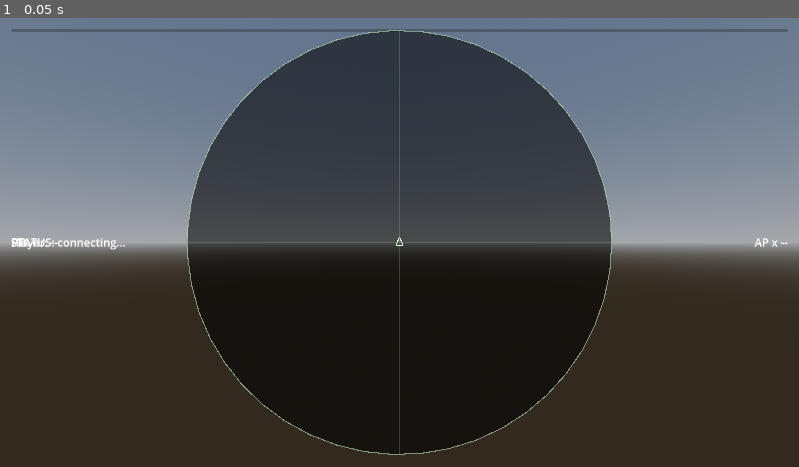
Above: before the commit, frame 1.
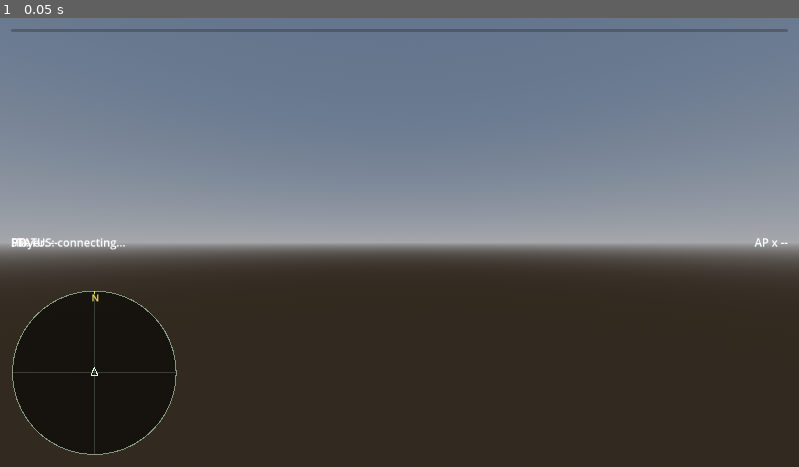
Above: after the commit, the same moment.

Repository: fqdeng/tank-war-world
Game: Godot game, scene res://client/main_client.tscn
Same seed, same stepped clock (60 frames per second), same inputs: the game is played once before the commit and once after it.
Inputs:
- Up to frame 1 (0.05 s): no input

The runs differ from the first frame. In frame 1, 45% of the frame differs, in the area x 1-77%, y 2-98%.

Commit message:
feel: fullscreen, bigger bottom-left radar w/ N compass, halved world, scope-aligned shells
- Fullscreen window + 120Hz physics for smoother motion
- Radar: dynamic size (28% of screen, 240-440px), bottom-left, N compass marker
- World halved (1024→512m), obstacle counts halved to match density
- Shell origin computed via tank→turret→barrel transform so it exits on the scope crosshair
- Third-person turret sensitivity halved to reduce misinputs
- Gun pitch clamped to realistic -8°..+12° (client, server, AI)
- Camera uses get_global_transform_interpolated for smoother tracking
- Prediction no longer overwrites turret_yaw/gun_pitch from server (client-authoritative)
- Spawn invulnerability (3s) to prevent insta-kills at clustered spawns
- HUD mouse_filter=IGNORE so overlays don't eat mouse events
- Debug prints in tank_input for diagnosing click/motion routing

Diff:
--- a/client/camera/third_person_cam.gd
+++ b/client/camera/third_person_cam.gd
@@ -23,13 +23,17 @@
 func _process(delta: float) -> void:
     if _target == null:
         return
-    var yaw: float = _target.rotation.y
+    # Use the visually-interpolated transform so the camera tracks the smoothed
+    # render pose (not the raw physics-tick pose that jumps at 60Hz).
+    var tgt_xf: Transform3D = _target.get_global_transform_interpolated()
+    var tgt_pos: Vector3 = tgt_xf.origin
+    var yaw: float = tgt_xf.basis.get_euler().y
     var behind := Vector3(sin(yaw), 0, cos(yaw)) * distance
-    var desired: Vector3 = _target.global_position + behind + Vector3(0, height, 0)
+    var desired: Vector3 = tgt_pos + behind + Vector3(0, height, 0)
     # Lift above terrain if heightmap is available
     if _heightmap.size() > 0 and _terrain_size > 0:
         var th: float = TerrainGenerator.sample_height(_heightmap, _terrain_size, desired.x, desired.z)
         if desired.y < th + min_clearance_above_terrain:
             desired.y = th + min_clearance_above_terrain
     global_position = global_position.lerp(desired, clamp(smooth * delta, 0, 1))
-    look_at(_target.global_position + Vector3(0, 1.5, 0), Vector3.UP)
+    look_at(tgt_pos + Vector3(0, 1.5, 0), Vector3.UP)
--- a/client/hud/basic_hud.gd
+++ b/client/hud/basic_hud.gd
@@ -6,7 +6,27 @@
 @onready var _id: Label = $Container/IdLabel
 @onready var _ammo: Label = $Container/AmmoLabel
 @onready var _reload: ProgressBar = $Container/ReloadBar
-@onready var radar: Control = $Container/Radar
+@onready var radar: Control = $Radar
+
+func _ready() -> void:
+    get_viewport().size_changed.connect(_resize_radar)
+    _resize_radar.call_deferred()
+
+func _resize_radar() -> void:
+    if radar == null:
+        return
+    var vp: Vector2 = get_viewport().get_visible_rect().size
+    var s: float = clamp(vp.y * 0.28, 240.0, 440.0)
+    var margin: float = 16.0
+    radar.set_anchors_preset(Control.PRESET_TOP_LEFT)
+    radar.position = Vector2(margin, vp.y - s - margin)
+    radar.size = Vector2(s, s)
+    # Push HP/Player labels right of the radar so they aren't covered.
+    var label_left: float = s + 20.0
+    if _hp:
+        _hp.offset_left = label_left
+    if _id:
+        _id.offset_left = label_left
 
 func set_status(s: String) -> void:
     if _status:
--- a/client/hud/basic_hud.tscn
+++ b/client/hud/basic_hud.tscn
@@ -13,6 +13,7 @@
 offset_top = 16
 offset_right = -16
 offset_bottom = -16
+mouse_filter = 2
 
 [node name="StatusLabel" type="Label" parent="Container"]
 anchor_right = 1.0
@@ -22,6 +23,7 @@
 anchor_top = 1.0
 anchor_right = 1.0
 anchor_bottom = 1.0
+offset_left = 196
 offset_top = -40
 text = "HP: --"
 
@@ -29,6 +31,7 @@
 anchor_top = 1.0
 anchor_right = 1.0
 anchor_bottom = 1.0
+offset_left = 196
 offset_top = -20
 text = "Player: --"
 
@@ -58,10 +61,12 @@
 step = 0.01
 show_percentage = false
 
-[node name="Radar" type="Control" parent="Container"]
+[node name="Radar" type="Control" parent="."]
 anchor_top = 1.0
 anchor_bottom = 1.0
+offset_left = 16
 offset_top = -186
-offset_right = 170
+offset_right = 186
 offset_bottom = -16
+mouse_filter = 2
 script = ExtResource("2")
--- a/client/hud/radar.gd
+++ b/client/hud/radar.gd
@@ -58,6 +58,9 @@
     # Self marker (bright triangle pointing up = player's forward)
     _draw_self_triangle(Vector2(cx, cy))
 
+    # Compass "N" — points to world north (-Z direction), rotates as player turns.
+    _draw_north_marker(Vector2(cx, cy), radius)
+
     var now: int = Time.get_ticks_msec()
     for pid in _blips:
         var blip: Dictionary = _blips[pid]
@@ -90,6 +93,23 @@
         col.a = 0.35 + 0.65 * remaining
         draw_circle(Vector2(px, py), 4.0, col)
 
+func _draw_north_marker(center: Vector2, radius: float) -> void:
+    # World north := -Z direction. Transform into radar-local space (forward = up).
+    var nx: float = -sin(_self_yaw)
+    var nz: float = -cos(_self_yaw)
+    var edge: float = radius - 10.0
+    var tick_inner: float = radius - 4.0
+    var p_inner := Vector2(center.x + nx * tick_inner, center.y + nz * tick_inner)
+    var p_outer := Vector2(center.x + nx * radius, center.y + nz * radius)
+    var col := Color(1.0, 0.95, 0.4, 0.95)
+    # Notch on the ring pointing to world north
+    draw_line(p_inner, p_outer, col, 2.0)
+    # "N" label just inside the ring
+    var label_pos := Vector2(center.x + nx * edge - 4.0, center.y + nz * edge + 5.0)
+    var font: Font = ThemeDB.fallback_font
+    var font_size: int = 14
+    draw_string(font, label_pos, "N", HORIZONTAL_ALIGNMENT_CENTER, -1, font_size, col)
+
 func _draw_self_triangle(center: Vector2) -> void:
     var up := Vector2(0, -8)
     var left := Vector2(-5, 4)
--- a/client/hud/scope_overlay.tscn
+++ b/client/hud/scope_overlay.tscn
@@ -8,6 +8,7 @@
 [node name="Reticle" type="Control" parent="."]
 anchor_right = 1.0
 anchor_bottom = 1.0
+mouse_filter = 2
 script = ExtResource("1")
 
 [node name="ZoomLabel" type="Label" parent="Reticle"]
--- a/client/input/tank_input.gd
+++ b/client/input/tank_input.gd
@@ -13,22 +13,42 @@
 var _mouse_sens_yaw: float = 0.0015
 var _mouse_sens_pitch: float = 0.001
 var _scope_zoom_factor: float = 1.0  # divides sensitivity while scoped (1.0 = third-person)
+# Extra damping applied in third-person (no scope) to make fine aim easier.
+const TP_SENS_SCALE: float = 0.5
+
+func _ready() -> void:
+    print("[Input] _ready, process_input=%s" % str(is_processing_input()))
+    set_process_input(true)
+    print("[Input] after set_process_input(true), process_input=%s" % str(is_processing_input()))
 
 func set_scope_zoom(z: float) -> void:
     _scope_zoom_factor = max(1.0, z)
 
 func set_enabled(v: bool) -> void:
     _enabled = v
+    print("[Input] set_enabled(%s) mouse_mode=%d" % [str(v), Input.mouse_mode])
     if v:
         Input.mouse_mode = Input.MOUSE_MODE_CAPTURED
+        print("[Input] captured; post-set mouse_mode=%d" % Input.mouse_mode)
+
+var _dbg_motion_count: int = 0
+var _dbg_button_count: int = 0
 
 func _input(ev: InputEvent) -> void:
+    if ev is InputEventMouseMotion:
+        _dbg_motion_count += 1
+        if _dbg_motion_count % 20 == 1:
+            print("[Input] motion #%d enabled=%s rel=%s" % [_dbg_motion_count, str(_enabled), str(ev.relative)])
+    elif ev is InputEventMouseButton:
+        _dbg_button_count += 1
+        print("[Input] button #%d idx=%d pressed=%s enabled=%s" % [_dbg_button_count, ev.button_index, str(ev.pressed), str(_enabled)])
     if not _enabled:
         return
     if ev is InputEventMouseMotion:
-        _turret_yaw += -ev.relative.x * _mouse_sens_yaw / _scope_zoom_factor
-        _gun_pitch += -ev.relative.y * _mouse_sens_pitch / _scope_zoom_factor
-        _gun_pitch = clamp(_gun_pitch, deg_to_rad(-5.0), deg_to_rad(18.0))
+        var sens_scale: float = TP_SENS_SCALE if _scope_zoom_factor <= 1.0 else (1.0 / _scope_zoom_factor)
+        _turret_yaw += -ev.relative.x * _mouse_sens_yaw * sens_scale
+        _gun_pitch += -ev.relative.y * _mouse_sens_pitch * sens_scale
+        _gun_pitch = clamp(_gun_pitch, deg_to_rad(-8.0), deg_to_rad(12.0))
     elif ev is InputEventMouseButton:
         if ev.button_index == MOUSE_BUTTON_LEFT and ev.pressed:
             _fire_latched = true
--- a/client/main_client.gd
+++ b/client/main_client.gd
@@ -312,15 +312,13 @@
     get_tree().create_timer(0.3).timeout.connect(func(): mesh.queue_free())
 
 func _process(_delta: float) -> void:
-    # Local tank: apply predicted state directly (no smoothing — user feels instant input)
+    # Apply predicted state at render rate (no physics-interpolation stack).
     if _prediction != null and _tanks.has(_my_player_id):
         var s = _prediction.state()
         _tanks[_my_player_id].apply_predicted(s.pos, s.yaw, s.turret_yaw, s.gun_pitch, s.hp)
-        # Base HUD always shows ammo + reload + radar self pose
         _hud.set_ammo(s.ammo)
         _hud.set_reload(s.reload_remaining, Constants.TANK_RELOAD_S)
         _hud.radar.set_self_pose(s.pos, s.yaw)
-        # Scope overlay readings
         if _in_scope and _scope_cam != null:
             var reticle = _scope_overlay.get_node("Reticle")
             reticle.set_ammo(s.ammo)
--- a/client/tank/prediction.gd
+++ b/client/tank/prediction.gd
@@ -50,8 +50,8 @@
             TankMovement.step(_state, entry["input"], entry["dt"])
             if _heightmap.size() > 0:
                 _state.pos.y = TerrainGenerator.sample_height(_heightmap, _terrain_size, _state.pos.x, _state.pos.z)
-    _state.turret_yaw = server_turret_yaw
-    _state.gun_pitch = server_gun_pitch
+    # Turret/gun_pitch are client-authoritative (driven by mouse input) — do NOT
+    # overwrite from server, or we get per-snapshot jitter on the barrel/turret.
     _state.hp = server_hp
     if server_ammo >= 0:
         _state.ammo = server_ammo
--- a/common/constants.gd
+++ b/common/constants.gd
@@ -7,8 +7,8 @@
 const TICK_INTERVAL: float = 1.0 / TICK_RATE_HZ  # 0.05s
 
 # World
-const WORLD_SIZE_M: int = 1024
-const TERRAIN_VERTS_PER_M: int = 1  # 1024x1024 verts
+const WORLD_SIZE_M: int = 512
+const TERRAIN_VERTS_PER_M: int = 1  # 512x512 verts
 const HEIGHT_MAX_M: float = 12.0         # natural terrain height cap
 const NOISE_OCTAVES: int = 3
 const NOISE_FREQUENCY: float = 1.0 / 384.0
@@ -19,9 +19,9 @@
 const PLAYABLE_MARGIN_M: float = 55.0        # tank pos is clamped inside [margin, size-margin]
 
 # Obstacles (counts in Plan 01 are reduced for performance headroom)
-const SMALL_ROCK_COUNT: int = 400
-const LARGE_ROCK_COUNT: int = 80
-const TREE_COUNT: int = 600
+const SMALL_ROCK_COUNT: int = 200
+const LARGE_ROCK_COUNT: int = 40
+const TREE_COUNT: int = 300
 
 # Tank (single type for Plan 01)
 const TANK_MAX_HP: int = 900
@@ -40,6 +40,7 @@
 
 # Respawn
 const RESPAWN_COOLDOWN_S: float = 10.0
+const SPAWN_INVULN_S: float = 3.0  # post-spawn invulnerability so fresh tanks aren't insta-killed
 
 # --- Ballistics (Plan 02) ---
 const SHELL_INITIAL_SPEED: float = 200.0  # m/s — slow for pronounced ballistic drop
--- a/project.godot
+++ b/project.godot
@@ -19,9 +19,14 @@
 
 Constants="*res://common/constants.gd"
 
+[display]
+
+window/size/mode=3
+
 [physics]
 
 3d/physics_engine="Jolt Physics"
+common/physics_ticks_per_second=120
 
 [editor_plugins]
 
--- a/server/ai/ai_brain.gd
+++ b/server/ai/ai_brain.gd
@@ -43,7 +43,7 @@
         var horiz_dist: float = sqrt(to_t.x * to_t.x + to_t.z * to_t.z)
         var world_turret_yaw: float = atan2(-to_t.x, -to_t.z)
         turret_yaw = wrapf(world_turret_yaw - state.yaw, -PI, PI)
-        gun_pitch = clamp(_estimate_pitch(horiz_dist, to_t.y), deg_to_rad(-5.0), deg_to_rad(18.0))
+        gun_pitch = clamp(_estimate_pitch(horiz_dist, to_t.y), deg_to_rad(-8.0), deg_to_rad(12.0))
         var aim_err: float = abs(wrapf(world_turret_yaw - (state.yaw + turret_yaw), -PI, PI))
         if aim_err < 0.06 and _fire_cooldown <= 0.0:
             fire_pressed = true
@@ -114,7 +114,7 @@
     var g: float = Constants.GRAVITY
     var s: float = g * horiz_dist / (v * v)
     if s >= 1.0:
-        return deg_to_rad(18.0)
+        return deg_to_rad(12.0)
     var pitch: float = 0.5 * asin(s)
     if abs(dy) > 1.0:
         pitch += atan2(dy, horiz_dist) * 0.5
--- a/server/sim/tick_loop.gd
+++ b/server/sim/tick_loop.gd
@@ -65,7 +65,7 @@
         if _latest_input[pid].get("fire_pressed", false) and st.can_fire():
             # Apply aim from latest input into state (so shell direction uses AI's aim)
             st.turret_yaw = float(_latest_input[pid].get("turret_yaw", st.turret_yaw))
-            st.gun_pitch = float(_latest_input[pid].get("gun_pitch", st.gun_pitch))
+            st.gun_pitch = clamp(float(_latest_input[pid].get("gun_pitch", st.gun_pitch)), deg_to_rad(-8.0), deg_to_rad(12.0))
             _spawn_shell(pid, st, st.turret_yaw, st.gun_pitch)
 
     for pid in _world.tanks:
@@ -94,9 +94,11 @@
         var terrain_h: float = TerrainGenerator.sample_height(_world.heightmap, _world.terrain_size, state.pos.x, state.pos.z)
         state.pos.y = terrain_h
         state.turret_yaw = float(inp.get("turret_yaw", state.turret_yaw))
-        state.gun_pitch = float(inp.get("gun_pitch", state.gun_pitch))
+        state.gun_pitch = clamp(float(inp.get("gun_pitch", state.gun_pitch)), deg_to_rad(-8.0), deg_to_rad(12.0))
         if state.reload_remaining > 0.0:
             state.reload_remaining = max(0.0, state.reload_remaining - dt)
+        if state.spawn_invuln_remaining > 0.0:
+            state.spawn_invuln_remaining = max(0.0, state.spawn_invuln_remaining - dt)
         # Ammo regeneration up to capacity
         if state.ammo < Constants.TANK_AMMO_CAPACITY:
             state.ammo_regen_accum += dt
@@ -178,16 +180,21 @@
     _spawn_shell(pid, state, aim_turret_yaw, aim_gun_pitch)
 
 # Shared shell spawn (used by real players and AI).
+# Origin is computed from the same tank→turret→barrel rig the client renders,
+# so the shell emerges exactly on the scope crosshair's forward ray.
 func _spawn_shell(shooter_id: int, state, aim_turret_yaw: float, aim_gun_pitch: float) -> void:
     if not state.can_fire():
         return
     state.ammo -= 1
     state.reload_remaining = Constants.TANK_RELOAD_S
-    var muzzle_offset := 2.5
-    var origin: Vector3 = state.pos + Vector3(0, 1.6, 0)
-    var world_turret_yaw: float = state.yaw + aim_turret_yaw
-    var velocity: Vector3 = Ballistics.initial_velocity(world_turret_yaw, aim_gun_pitch, Constants.SHELL_INITIAL_SPEED)
-    origin += velocity.normalized() * muzzle_offset
+    var tank_xf := Transform3D(Basis().rotated(Vector3.UP, state.yaw), state.pos)
+    var turret_local := Transform3D(Basis().rotated(Vector3.UP, aim_turret_yaw), Vector3(0, 1.4, 0))
+    var barrel_local := Transform3D(Basis().rotated(Vector3.RIGHT, aim_gun_pitch), Vector3(0, 0, -1.1))
+    var barrel_xf: Transform3D = tank_xf * turret_local * barrel_local
+    var scope_pos: Vector3 = barrel_xf * Vector3(0, 0.2, -1.0)
+    var forward: Vector3 = -barrel_xf.basis.z
+    var origin: Vector3 = scope_pos + forward * 0.6
+    var velocity: Vector3 = forward * Constants.SHELL_INITIAL_SPEED
     var shell = _shell_sim.spawn(shooter_id, origin, velocity)
     var msg := Messages.ShellSpawned.new()
     msg.shell_id = shell.id
@@ -269,6 +276,18 @@
     if not _world.tanks.has(victim_id):
         return
     var victim = _world.tanks[victim_id]
+    if victim.spawn_invuln_remaining > 0.0:
+        # Damage is ignored during post-spawn grace; still broadcast a zero-damage
+        # hit so the shell visual gets cleaned up and the shooter sees the impact.
+        var hit_msg_i := Messages.Hit.new()
+        hit_msg_i.shell_id = shell.id
+        hit_msg_i.shooter_id = shell.shooter_id
+        hit_msg_i.victim_id = victim_id
+        hit_msg_i.damage = 0
+        hit_msg_i.part_id = part_id
+        hit_msg_i.hit_point = hit_point
+        _ws_server.broadcast(MessageType.HIT, hit_msg_i.encode())
+        return
     var result = PartDamage.apply(victim, part_id, Constants.TANK_FIRE_DAMAGE)
     var hit_msg := Messages.Hit.new()
     hit_msg.shell_id = shell.id
@@ -328,6 +347,7 @@
     state.reload_remaining = 0.0
     state.speed = 0.0
     state.alive = true
+    state.spawn_invuln_remaining = Constants.SPAWN_INVULN_S
     var peer_id: int = _ws_server.peer_id_for_player(player_id)
     if peer_id != 0:
         var msg := Messages.Respawn.new()
--- a/server/world/world_instance.gd
+++ b/server/world/world_instance.gd
@@ -91,6 +91,7 @@
     t.initialize_parts(Constants.TANK_MAX_HP)
     t.ammo = Constants.TANK_AMMO_CAPACITY
     t.alive = true
+    t.spawn_invuln_remaining = Constants.SPAWN_INVULN_S
     tanks[player_id] = t
     return t
 
--- a/shared/tank/tank_state.gd
+++ b/shared/tank/tank_state.gd
@@ -19,6 +19,7 @@
 var last_acked_input_tick: int = 0  # last client-input tick this server state has consumed
 var ammo_regen_accum: float = 0.0   # server-side: accumulates dt toward +1 ammo
 var is_ai: bool = false             # server-only flag, not networked
+var spawn_invuln_remaining: float = 0.0  # seconds of post-spawn damage immunity
 
 # Parts: Part enum int → float sub HP
 var parts: Dictionary = {}
